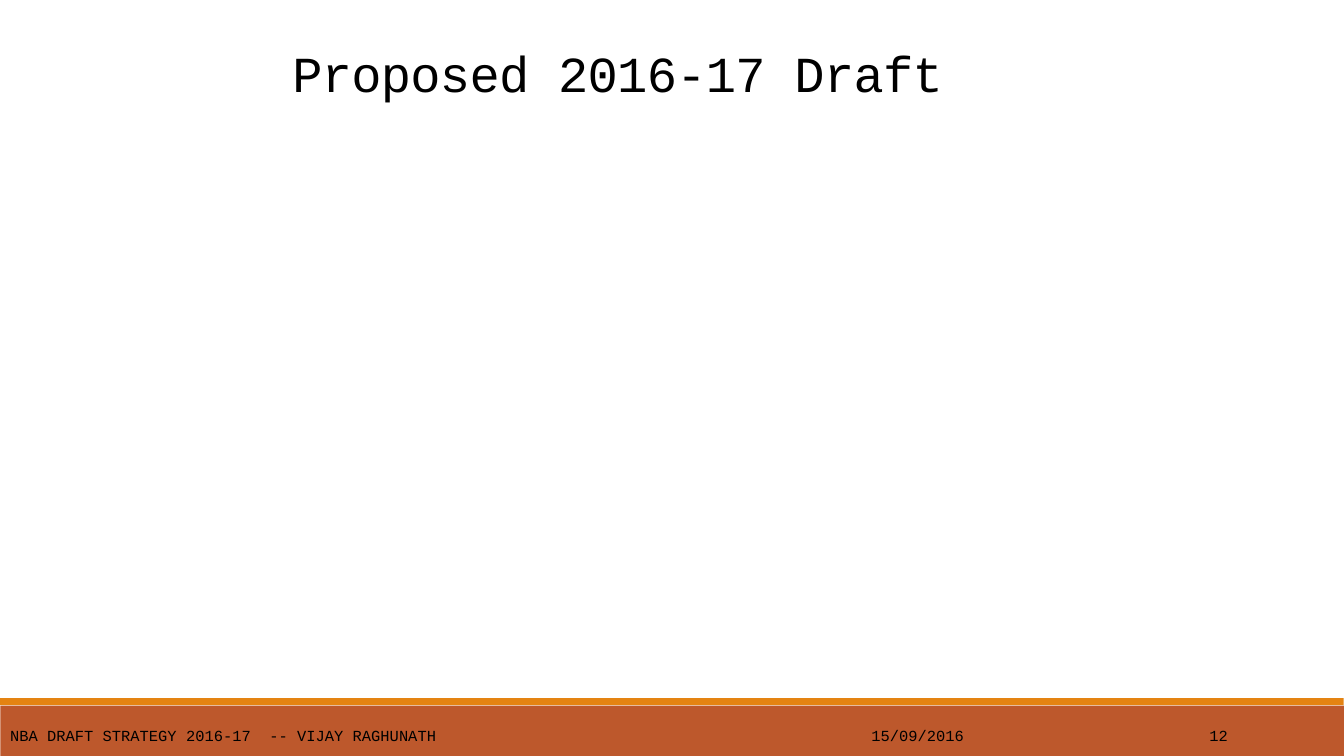
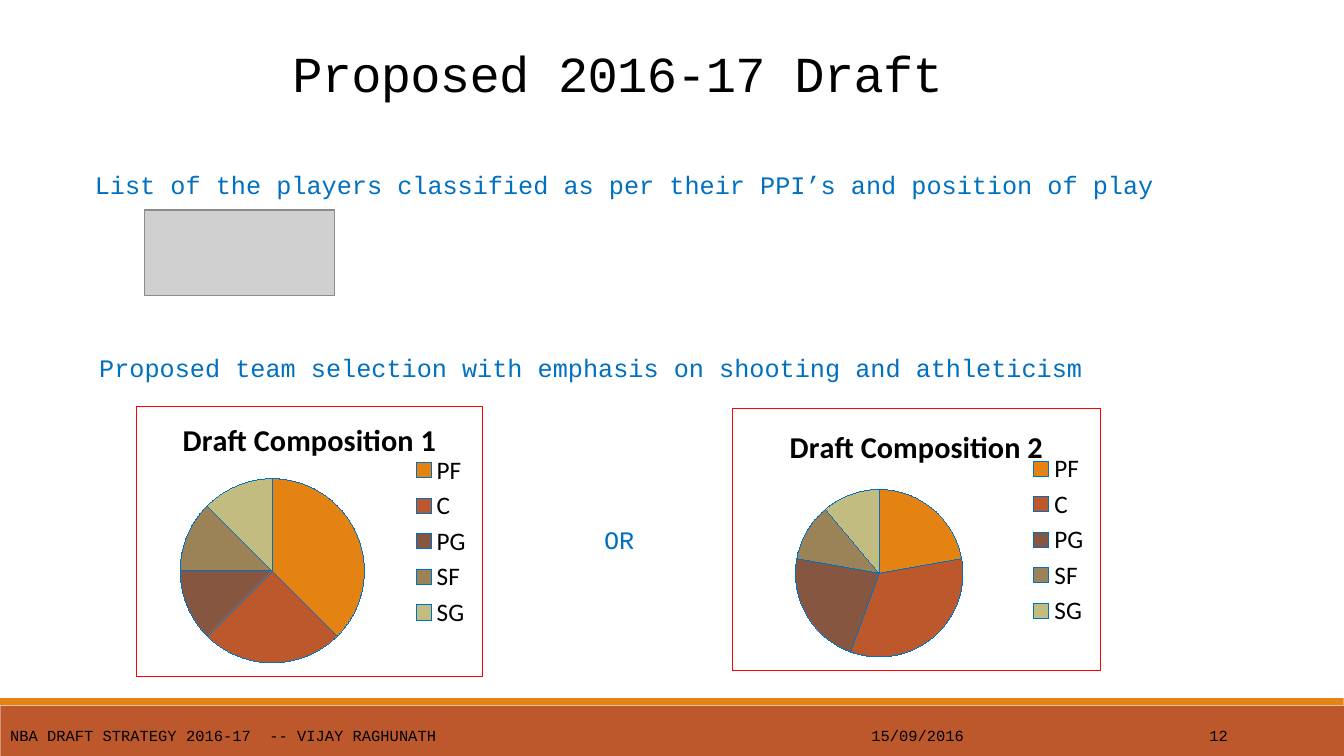
Before and after one commit to vijayr1912/NBA-scouting-draft, a slide deck: slide 13 of NBA-Draft-Scouting.pptx. Drawn at 1344x756 pixels with LibreOffice and Linux fonts; fonts in the diff are those of the drawing; grey boxes stand for pictures. Boxes give left, top, right and bottom in pixels: in the first picture for what was removed or moved away, otherwise in the second. Text is boxed around its words. In the diff, an @@ line names an element or a change of style, - is before the commit and + after.

```diff
--- a/NBA-Draft-Scouting.pptx
+++ b/NBA-Draft-Scouting.pptx
@@ text added at (x1=95, y1=175, x2=1153, y2=200), 18 pt, text #0070C0 @@
+List of the players classified as per their PPI’s and position of play
@@ picture added at (x1=145, y1=210, x2=335, y2=294) @@
@@ text added at (x1=99, y1=358, x2=1082, y2=383), 18 pt, text #0070C0 @@
+Proposed team selection with emphasis on shooting and athleticism
@@ pie chart added at (x1=137, y1=406, x2=483, y2=678) @@
+title "Draft Composition 1"
+categories: PF, C, PG, SF, SG
+Series 1: 38, 25, 12, 12, 12
@@ pie chart added at (x1=733, y1=409, x2=1100, y2=671) @@
+title "Draft Composition 2"
+categories: PF, C, PG, SF, SG
+Draft Composition 2: 22, 33, 22, 11, 11
@@ text added at (x1=604, y1=532, x2=634, y2=550), 18 pt, text #0070C0 @@
+OR
```
Also in this commit, not shown: 9 other slides changed, 1 slide added, 2 other files.
